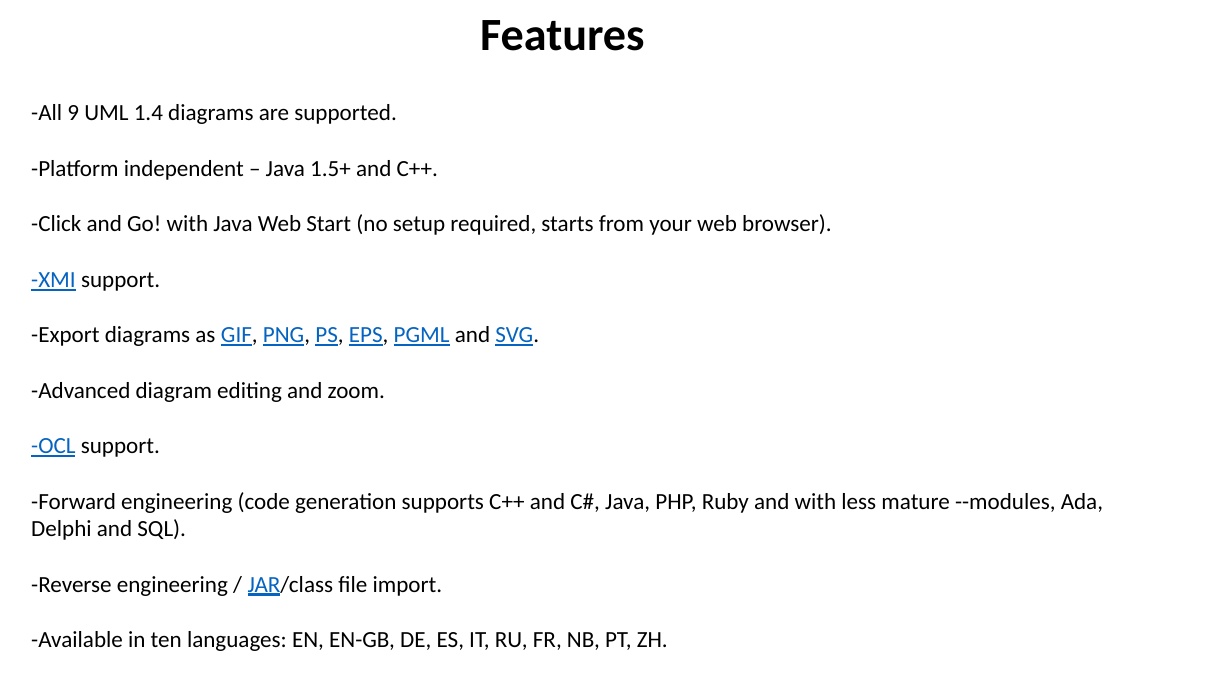
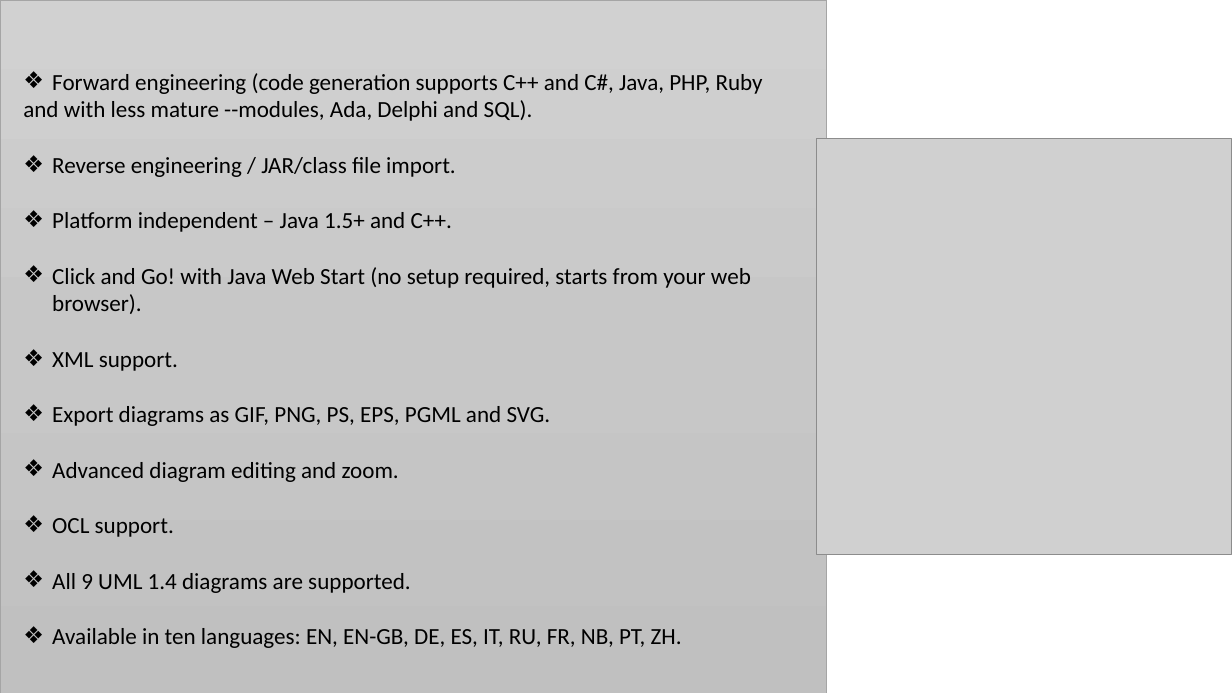
Before and after one commit to abdo1819/online-ticket-iti, a slide deck: slide 6 of ArgoUML.pptx (slide 5 before the commit). Drawn at 1232x693 pixels with LibreOffice and Linux fonts; fonts in the diff are those of the drawing; grey boxes stand for pictures. Boxes give left, top, right and bottom in pixels: in the first picture for what was removed or moved away, otherwise in the second. Text is boxed around its words. In the diff, an @@ line names an element or a change of style, - is before the commit and + after.

Commit message:
updating presentation

```diff
--- a/ArgoUML.pptx
+++ b/ArgoUML.pptx
@@ rectangle added at (0,0,826,693), fill gradient #D2D2D2 to #C8C8C8 to #C0C0C0, outline #A5A5A5 0.5 pt @@
@@ text removed at (480,20,644,51) @@
-Features
@@ text at (23,73,763,648): text changed @@
--All 9 UML 1.4 diagrams are supported.
--Platform independent – Java 1.5+ and C++.
--Click and Go! with Java Web Start (no setup required, starts from your web browser).
--XMI support.
--Export diagrams as GIF, PNG, PS, EPS, PGML and SVG.
--Advanced diagram editing and zoom.
--OCL support.
--Forward engineering (code generation supports C++ and C#, Java, PHP, Ruby and with less mature --modules, Ada, Delphi and SQL).
--Reverse engineering / JAR/class file import.
--Available in ten languages: EN, EN-GB, DE, ES, IT, RU, FR, NB, PT, ZH.
+❖ Forward engineering (code generation supports C++ and C#, Java, PHP, Ruby
+and with less mature --modules, Ada, Delphi and SQL).
+❖ Reverse engineering / JAR/class file import.
+❖ Platform independent – Java 1.5+ and C++.
+❖ Click and Go! with Java Web Start (no setup required, starts from your web browser).
+❖ XML support.
+❖ Export diagrams as GIF, PNG, PS, EPS, PGML and SVG.
+❖ Advanced diagram editing and zoom.
+❖ OCL support.
+❖ All 9 UML 1.4 diagrams are supported.
+❖ Available in ten languages: EN, EN-GB, DE, ES, IT, RU, FR, NB, PT, ZH.
@@ picture added at (817,139,1232,554) @@
```
Also in this commit, not shown: 5 other slides changed, 10 slides added, 6 slides removed.
